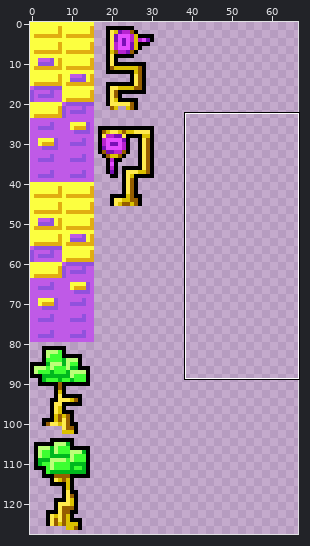
One commit to this sprite sheet: Content/TilesetImaginary.png. The first picture is a wide view before the edit; the outline marks the close-up.
Close-up. Before:
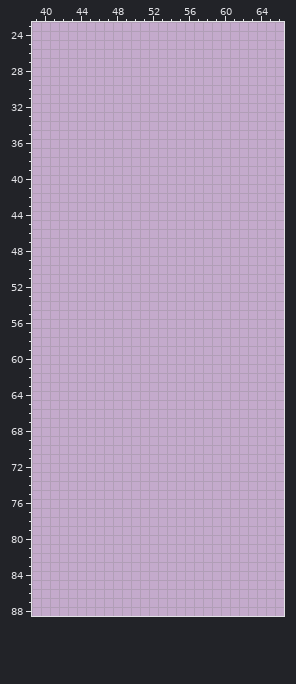
The file is 128x128 pixels. Colours within 5 levels of each other are drawn and written as one. Shown: x 39..66, y 23..88. The wide view leaves out empty margins.
The same view after the edit:
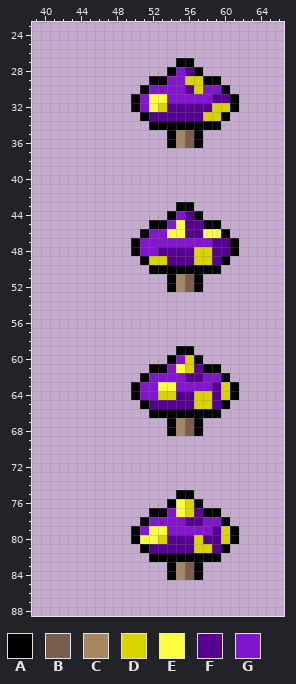
Palette (. is transparent): A #000000  B #785e4e  C #a78762  D #d9d300  E #fcff40  F #560092  G #8215ce
What changed:
y 27: x 55..56 .. -> AA
y 28: x 54..57 .... -> AGFA
y 29: x 52..59 ........ -> AAGGDDAA
y 30: x 51..60 .......... -> AGGGGFDGGA
y 31: x 50..61 ............ -> AGEEGGGGGFFA
y 32: x 50..61 ............ -> AGEDFFFFFDDA
y 33: x 51..60 .......... -> AFFFFFFDDA
y 34: x 52..59 ........ -> AAAAAAAA
y 35..36: x 54..57 .... -> ACBA
y 43: x 55..56 .. -> AA
y 44: x 54..57 .... -> AGFA
y 45: x 52..59 ........ -> AAGEFFAA
y 46: x 51..60 .......... -> AGGEEFFEEA
y 47: x 50..61 ............ -> AGGGGGGGGFFA
y 48: x 50..61 ............ -> AGGFFFFDDFFA
y 49: x 51..60 .......... -> ADDFFFDDFA
y 50: x 52..59 ........ -> AAAAAAAA
y 51..52: x 54..57 .... -> ACBA
y 59: x 55..56 .. -> AA
y 60: x 54..57 .... -> AGDA
y 61: x 52..59 ........ -> AAGEDFAA
y 62: x 51..60 .......... -> AGGGGFFGGA
y 63: x 50..61 ............ -> AGGEEGGGGFDA
y 64: x 50..61 ............ -> AGGDDFFDDFDA
y 65: x 51..60 .......... -> AFFFFFDDFA
y 66: x 52..59 ........ -> AAAAAAAA
y 67..68: x 54..57 .... -> ACBA
y 75: x 55..56 .. -> AA
y 76: x 54..57 .... -> AEDA
y 77: x 52..59 ........ -> AAGEDFAA
y 78: x 51..60 .......... -> AGGGGFFGGA
y 79: x 50..61 ............ -> AGEEGGGGGFDA
y 80: x 50..61 ............ -> AEEDFFFDFFDA
y 81: x 51..60 .......... -> AFFFFFDDFA
y 82: x 52..59 ........ -> AAAAAAAA
y 83..84: x 54..57 .... -> ACBA
